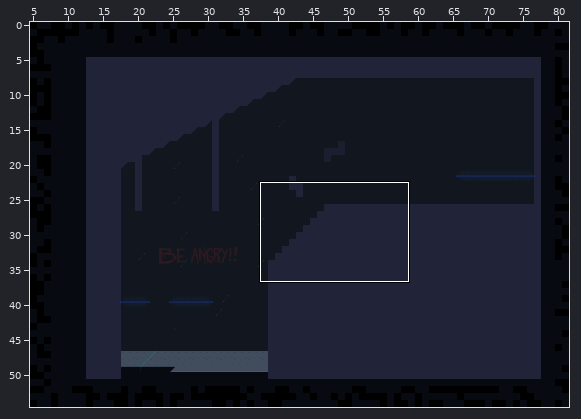
Two states of a Tiled map, data/map/house_of_doom.tmx. The first picture is a wide view before the edit; the outline marks the close-up.
Close-up. Old version:
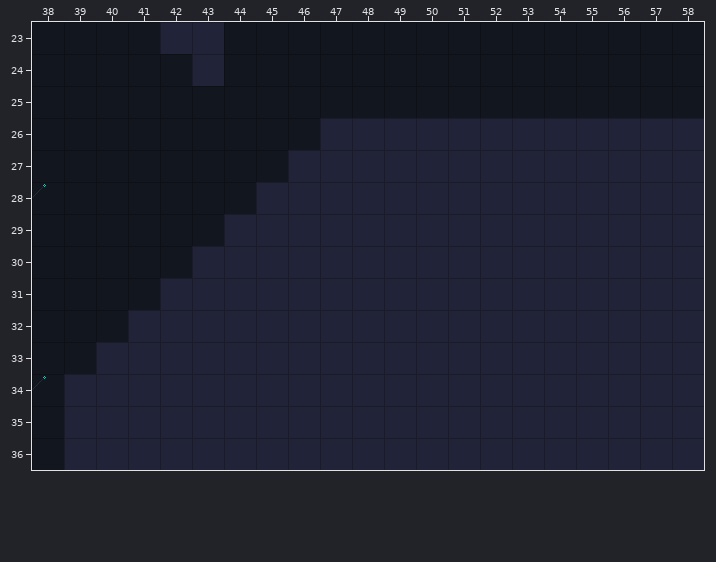
Cells are 32x32 px. Shown: x 38..58, y 23..36. The commit also changed other parts of the map, which this record leaves out.
The result:
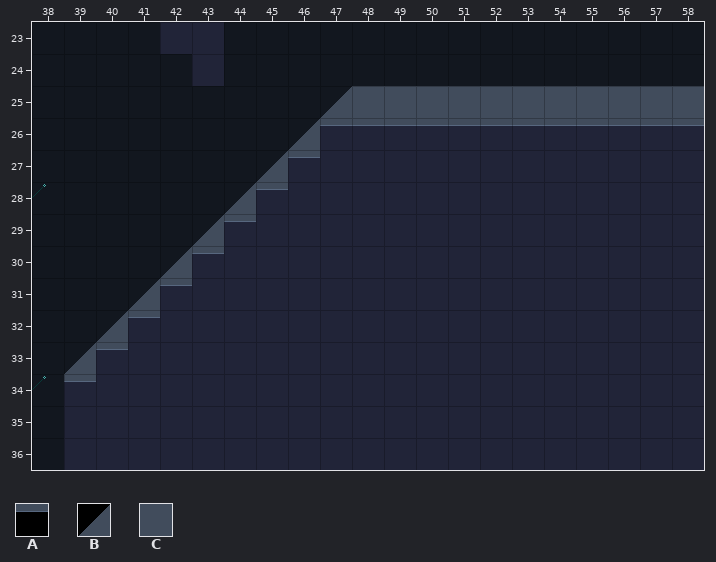
Key: from "tile_floor_walls": A 4, B 8, C 13.
_ is an empty cell.
Tiles of an added or newly shown layer are drawn over the layers below it.
What changed:
Layer "walls" (added):
y 25: x 47..58 ____________ -> BCCCCCCCCCCC
y 26: x 46..58 _____________ -> BAAAAAAAAAAAA
y 27: x 45..46 __ -> BA
y 28: x 44..45 __ -> BA
y 29: x 43..44 __ -> BA
y 30: x 42..43 __ -> BA
y 31: x 41..42 __ -> BA
y 32: x 40..41 __ -> BA
y 33: x 39..40 __ -> BA
y 34: x 39 _ -> A
Changed places in both close-ups, as pixel boxes (x1, y1, x2, y2):
added: (64, 86, 704, 382)
